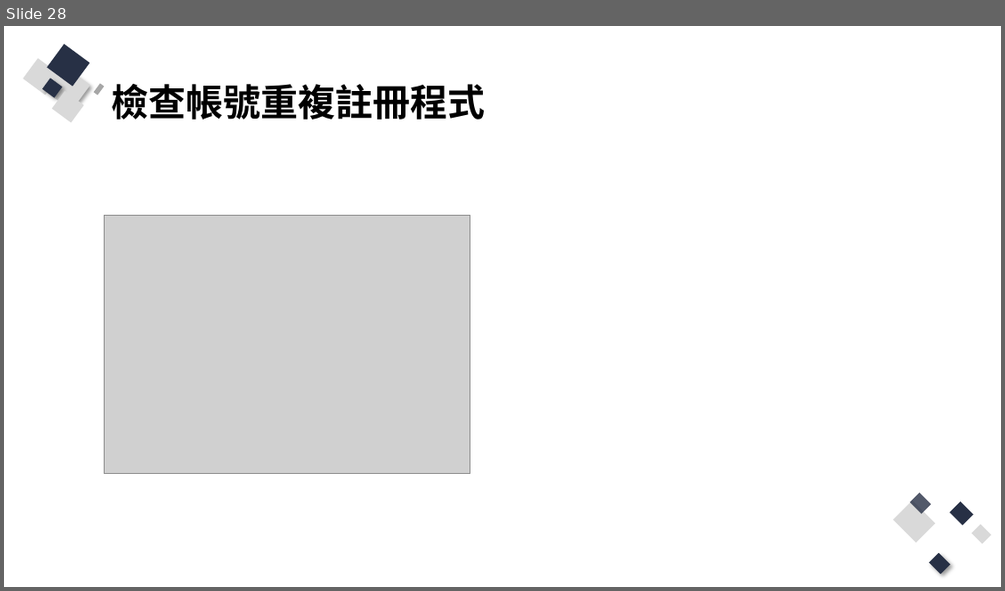
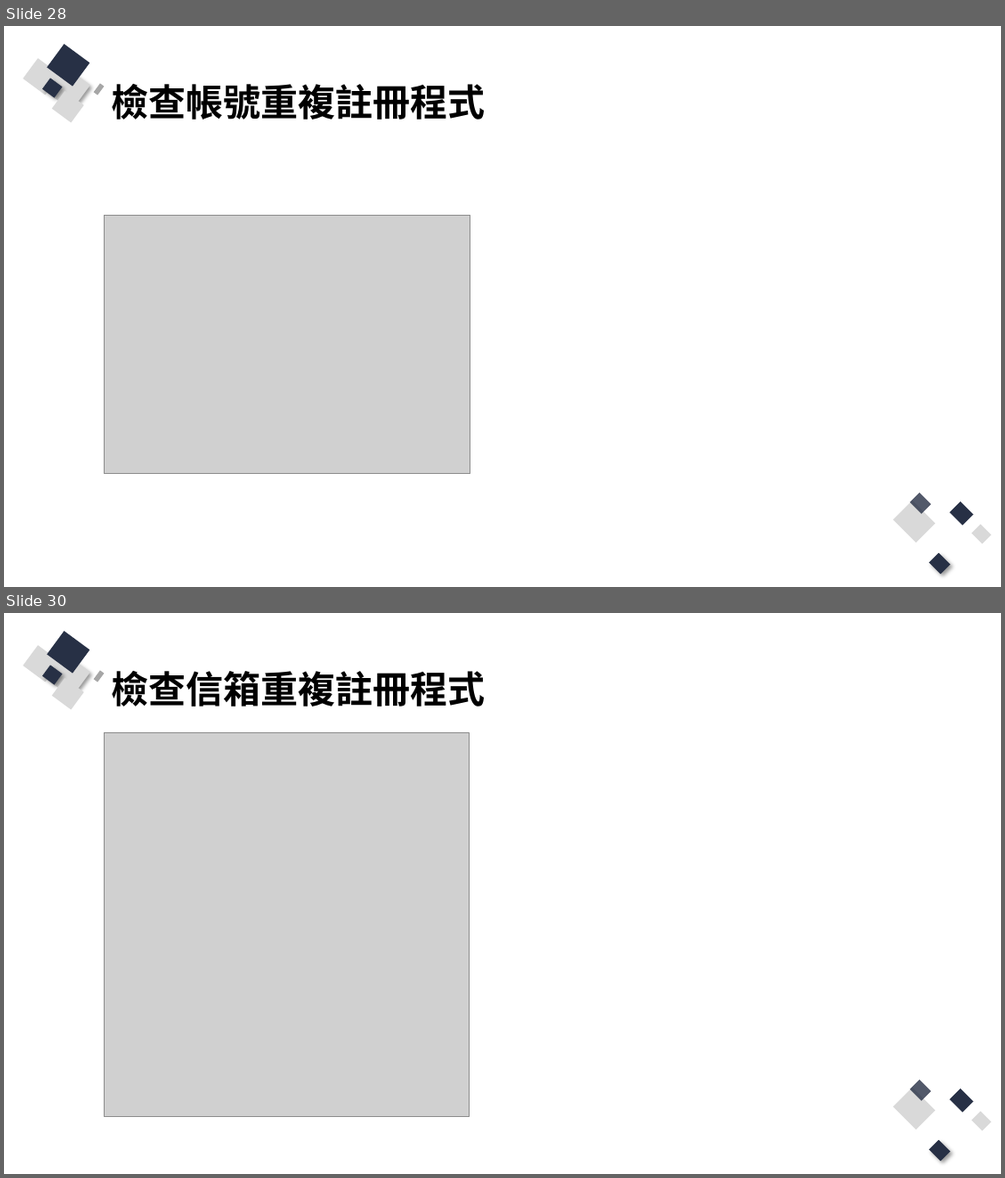
Before and after one commit to Q81JIAXIONG/-, a slide deck: 投影片/4.實作-帳號註冊、登入網頁.pptx. Shown one above the other, each under a label of ours: slide 28 before the commit, slides 28 and 30 after it; the slides between them are not shown. The pictures are 1005x591 and 1005x1178 pixels, drawn with LibreOffice and Linux fonts; fonts in the diff are those of the drawing; grey boxes stand for pictures. Boxes give left, top, right and bottom in pixels: in the first picture for what was removed or moved away, otherwise in the second. Text is boxed around its words. In the diff, an @@ line names an element or a change of style, - is before the commit and + after.

```diff
--- a/投影片/4.實作-帳號註冊、登入網頁.pptx
+++ b/投影片/4.實作-帳號註冊、登入網頁.pptx
@@ slide 30 added at (4,613,1001,1174), background #FFFFFF; not listed: 13 template elements that a slide beside it also shows @@
@@ title added at (112,671,485,706), 36 pt, text #000000, bold @@
+檢查信箱重複註冊程式
@@ picture added at (105,732,469,1116) @@
```
Also in this commit, not shown: 2 slides changed, 7 other slides added, 1 slide removed, 9 other files.
